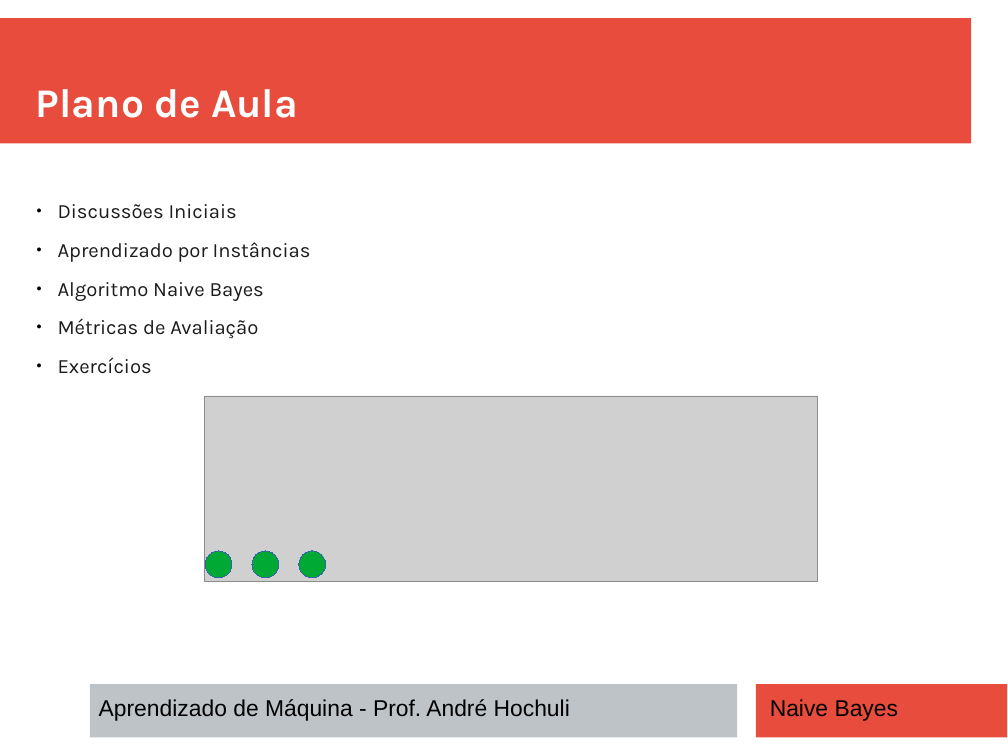
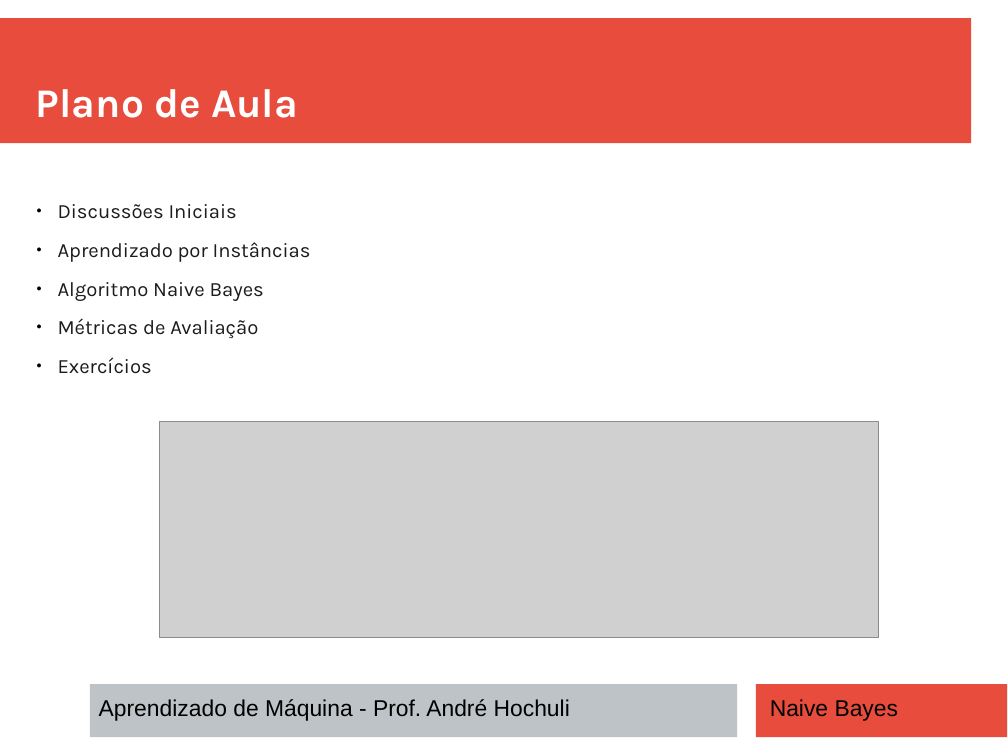
Before and after one commit to andrehochuli/teaching, a slide deck: slide 2 of AprendizadoMaquina/Tópico 02 - Aprendizado Supervisionado/02 - NAIVE BAYES/Tópico 02 - Aprendizado-Supervisionado - Naive Bayes.pptx. Drawn at 1008x756 pixels with LibreOffice and Linux fonts; fonts in the diff are those of the drawing; grey boxes stand for pictures. Boxes give left, top, right and bottom in pixels: in the first picture for what was removed or moved away, otherwise in the second. Text is boxed around its words. In the diff, an @@ line names an element or a change of style, - is before the commit and + after.

```diff
--- a/AprendizadoMaquina/Tópico 02 - Aprendizado Supervisionado/02 - NAIVE BAYES/Tópico 02 - Aprendizado-Supervisionado - Naive Bayes.pptx
+++ b/AprendizadoMaquina/Tópico 02 - Aprendizado Supervisionado/02 - NAIVE BAYES/Tópico 02 - Aprendizado-Supervisionado - Naive Bayes.pptx
@@ picture: place and size @@
-picture at [205,396,819,582]
+picture at [160,422,879,638]
@@ ellipse removed at [205,551,231,577] @@
@@ ellipse removed at [252,551,279,577] @@
@@ ellipse removed at [299,551,326,577] @@
```
Also in this commit, not shown: 6 other files.
